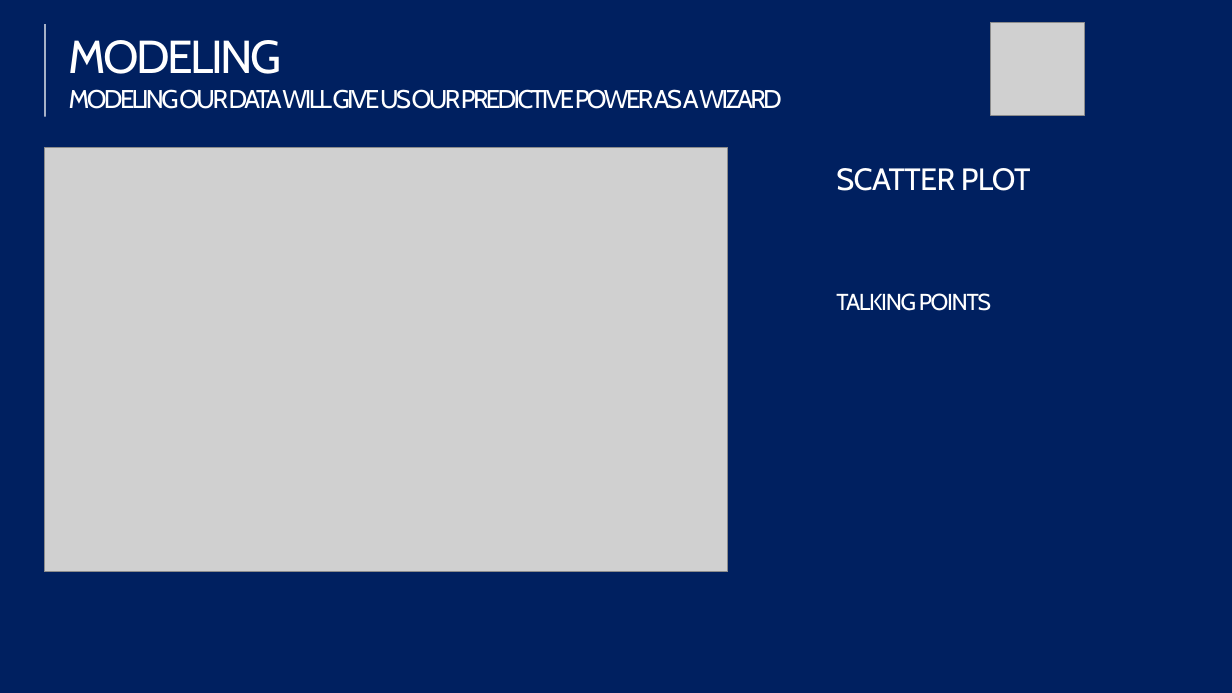
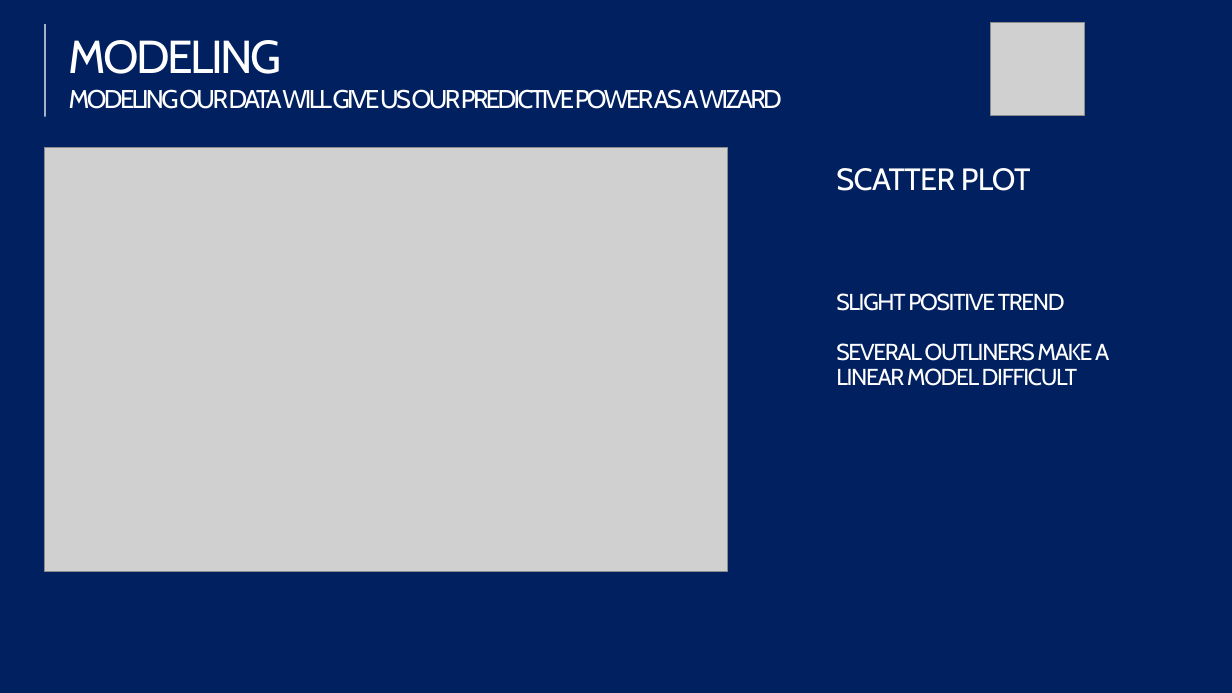
Before and after one commit to dapolloxp/607-finalproject, a slide deck: slide 6 of 607 Final Project.pptx (slide 5 before the commit). Drawn at 1232x693 pixels with LibreOffice and Linux fonts; fonts in the diff are those of the drawing; grey boxes stand for pictures. Boxes give left, top, right and bottom in pixels: in the first picture for what was removed or moved away, otherwise in the second. Text is boxed around its words. In the diff, an @@ line names an element or a change of style, - is before the commit and + after.

```diff
--- a/607 Final Project.pptx
+++ b/607 Final Project.pptx
@@ text at bbox=[836, 293, 1109, 386]: text changed @@
-TALKING POINTS
+SLIGHT POSITIVE TREND
+SEVERAL OUTLINERS MAKE A LINEAR MODEL DIFFICULT
```
Also in this commit, not shown: 3 other slides changed, 1 slide added.
